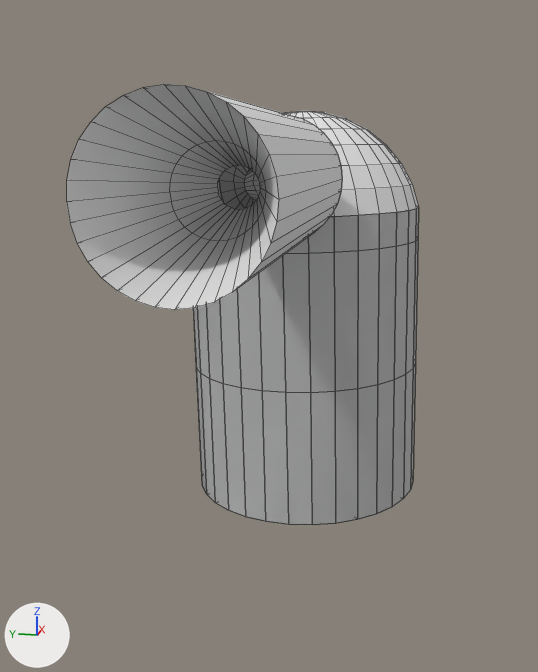
What one commit did to the Blender file FakeTD/Assets/TowerModels/Tower2.blend.
Camera for both pictures: a 50 mm lens placed at (-1.291, -0.122, 0.352), pointed at (-0.233, 0.09, 0.087). The axes (+X, +Y, +Z) are drawn at lower left. The lights are the same throughout. Mesh edges are drawn as thin lines.
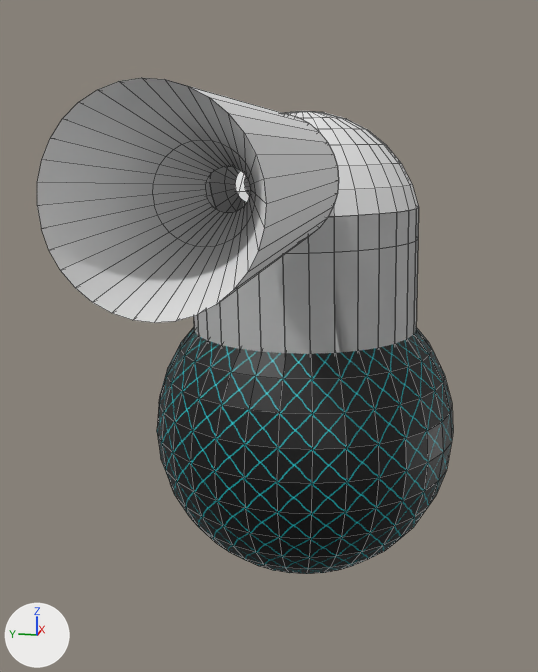
The newer file is also turned or shifted as a whole; pictures and numbers use the older file's frame.

Pixel boxes [x1, y1, x2, y2] of what changed, in the pictures (538 x 672 px):
'Sphere.002', added (black): after [157, 327, 453, 574]
'Sphere.001', moved, turned: before [67, 84, 342, 310]; after [37, 78, 339, 323]

Diff of the bpy script that builds the scene:
```diff
--- a/FakeTD/Assets/TowerModels/Tower2.blend.py
+++ b/FakeTD/Assets/TowerModels/Tower2.blend.py
@@ img_ball_png @@
+img_ball_png = load_image('Ball.png', 'Ball.png', 1024, 1024, 'sRGB')
@@ mat_ball_png @@
+mat_ball_png = principled_material('Ball.png')
+mat_ball_png.texture = img_ball_png
@@ me_sphere_002 @@
+me_sphere_002.from_pydata(...)  # a UV sphere (32 segments, 16 rings, poles along z) spanning x -1.0..1.0, y -1.0..1.0, z -1.0..1.0
+me_sphere_002.materials.append(mat_ball_png)  # picture img_ball_png
@@ ob_sphere_001 @@
 ob_sphere_001 = bpy.data.objects.new('Sphere.001', me_sphere_001)
-ob_sphere_001.location = (0.0, 0.07, 0.0)
-ob_sphere_001.rotation_euler = (6.257, 0.0, 0.0)  # degrees (358, 0, 0)
+ob_sphere_001.location = (-0.05, 0.07, 0.0)
+ob_sphere_001.rotation_euler = (-0.0241, 0.0, 0.0)  # degrees (-1.4, 0, 0)
 ob_sphere_001.scale = (0.201, 0.201, 0.201)
@@ ob_sphere_002 @@
+ob_sphere_002 = bpy.data.objects.new('Sphere.002', me_sphere_002)
+ob_sphere_002.location = (0.0, 0.07, -0.13)
+ob_sphere_002.rotation_euler = (0.0, 0.0, -1.571)  # degrees (0, 0, -90)
+ob_sphere_002.scale = (0.269, 0.269, 0.269)
```
